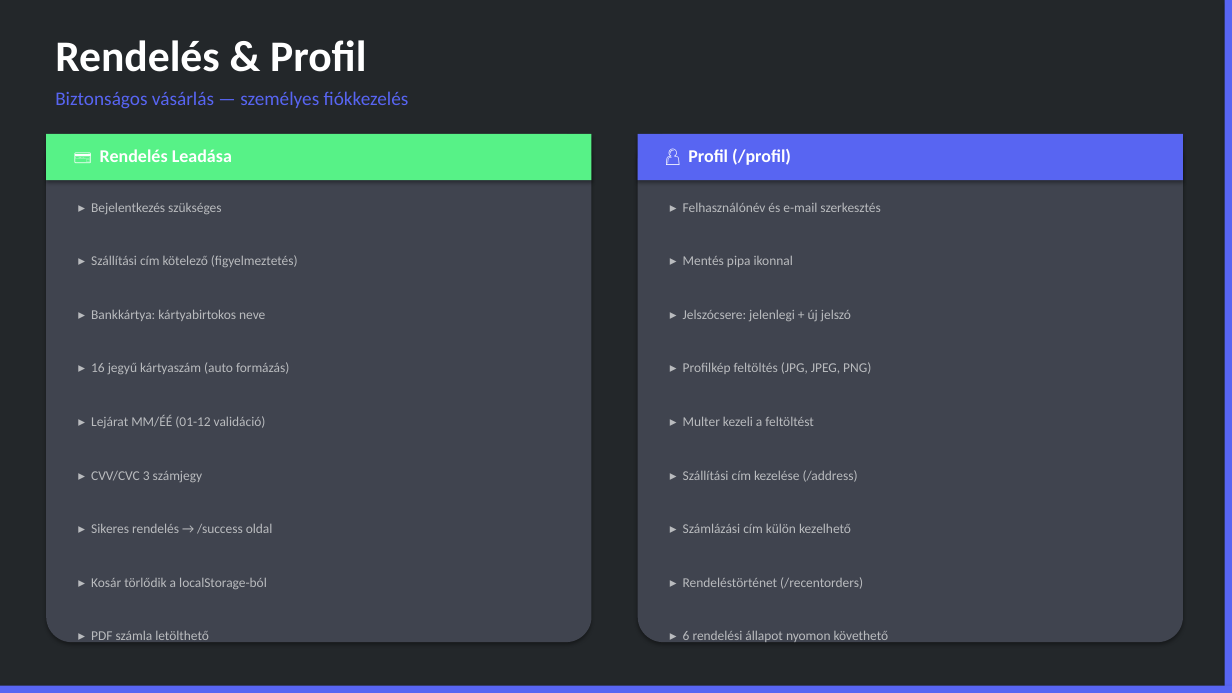
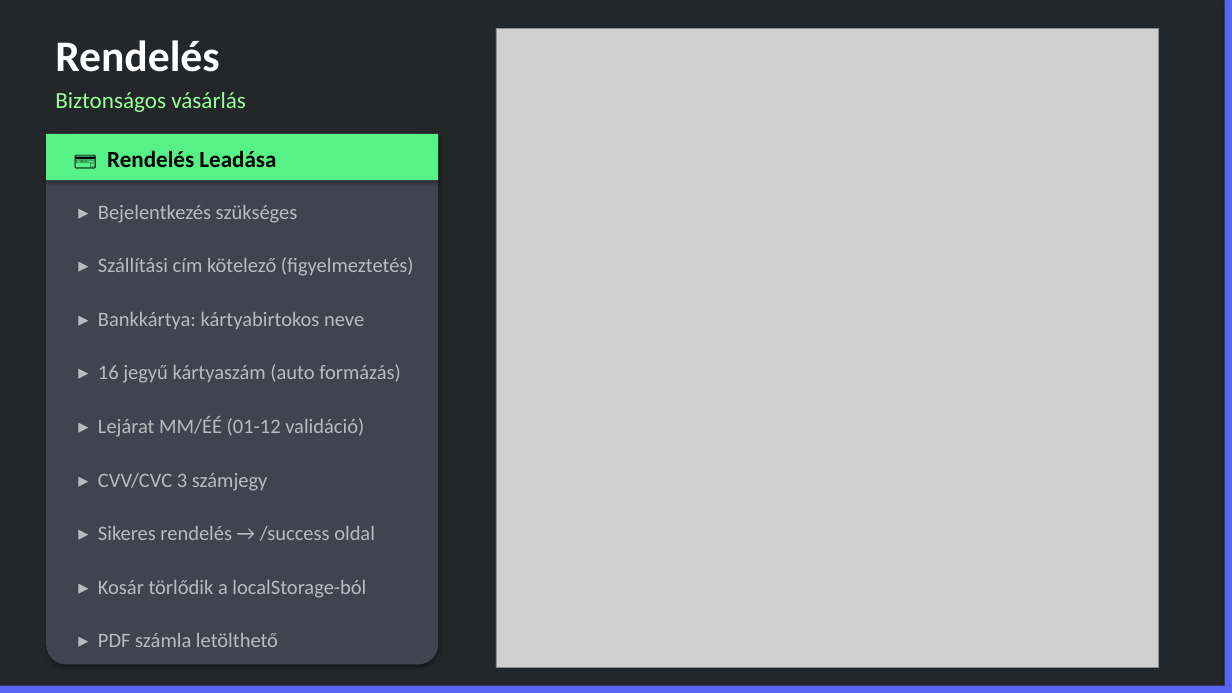
Before and after one commit to Grofrichard02/Notrox_WEB, a slide deck: slide 15 of NOTROX_Prezentacio_Final.pptx (slide 12 before the commit). Drawn at 1232x693 pixels with LibreOffice and Linux fonts; fonts in the diff are those of the drawing; grey boxes stand for pictures. Boxes give left, top, right and bottom in pixels: in the first picture for what was removed or moved away, otherwise in the second. Text is boxed around its words. In the diff, an @@ line names an element or a change of style, - is before the commit and + after.

```diff
--- a/NOTROX_Prezentacio_Final.pptx
+++ b/NOTROX_Prezentacio_Final.pptx
@@ picture added at bbox=[496, 29, 1159, 668] @@
@@ text at bbox=[55, 40, 219, 72]: text changed @@
-Rendelés & Profil
+Rendelés
@@ text at bbox=[55, 92, 246, 112]: text changed; size 15 to 18 pt; text colour #5865F2 to #99FF99 @@
-Biztonságos vásárlás — személyes fiókkezelés
+Biztonságos vásárlás
@@ rounded rectangle: place and size @@
-rounded rectangle at bbox=[46, 134, 592, 642]
+rounded rectangle at bbox=[46, 134, 438, 665]
@@ rectangle: place and size @@
-rectangle at bbox=[46, 134, 592, 180]
+rectangle at bbox=[46, 134, 438, 180]
@@ text "💳 Rendelés Leadása" at bbox=[107, 150, 276, 167]: size 14 to 18 pt, text colour #FFFFFF to #000000 @@
@@ rounded rectangle removed at bbox=[638, 134, 1183, 642] @@
@@ rectangle removed at bbox=[638, 134, 1183, 180] @@
@@ text removed at bbox=[688, 149, 791, 165] @@
-👤 Profil (/profil)
@@ text removed at bbox=[683, 203, 880, 212] @@
-▸ Felhasználónév és e-mail szerkesztés
@@ text removed at bbox=[683, 256, 793, 267] @@
-▸ Mentés pipa ikonnal
@@ text removed at bbox=[683, 309, 851, 321] @@
-▸ Jelszócsere: jelenlegi + új jelszó
@@ text removed at bbox=[683, 362, 871, 374] @@
-▸ Profilkép feltöltés (JPG, JPEG, PNG)
@@ text removed at bbox=[683, 416, 814, 426] @@
-▸ Multer kezeli a feltöltést
@@ text removed at bbox=[683, 470, 858, 482] @@
-▸ Szállítási cím kezelése (/address)
@@ text removed at bbox=[683, 523, 851, 533] @@
-▸ Számlázási cím külön kezelhető
@@ text removed at bbox=[683, 577, 863, 589] @@
-▸ Rendeléstörténet (/recentorders)
@@ size 10.5 to 16 pt in 9 elements at bbox=[98, 205, 298, 223], bbox=[98, 257, 414, 276], bbox=[98, 312, 364, 329], bbox=[98, 364, 401, 383], bbox=[98, 416, 364, 437], bbox=[98, 473, 268, 491], bbox=[98, 526, 375, 541], bbox=[98, 580, 366, 598], bbox=[98, 633, 278, 647] @@
@@ text removed at bbox=[683, 630, 889, 644] @@
-▸ 6 rendelési állapot nyomon követhető
```
Also in this commit, not shown: 18 other slides changed, 6 slides added, 1 slide removed.
